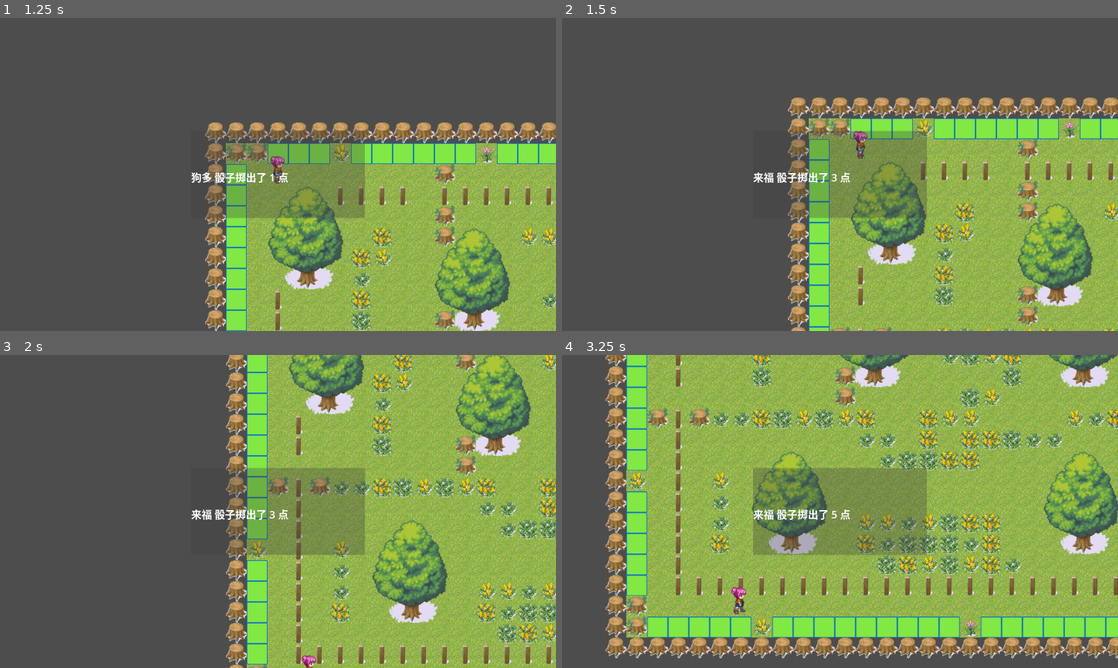
Above: before the commit, frames 1-4 (two rows, left to right).
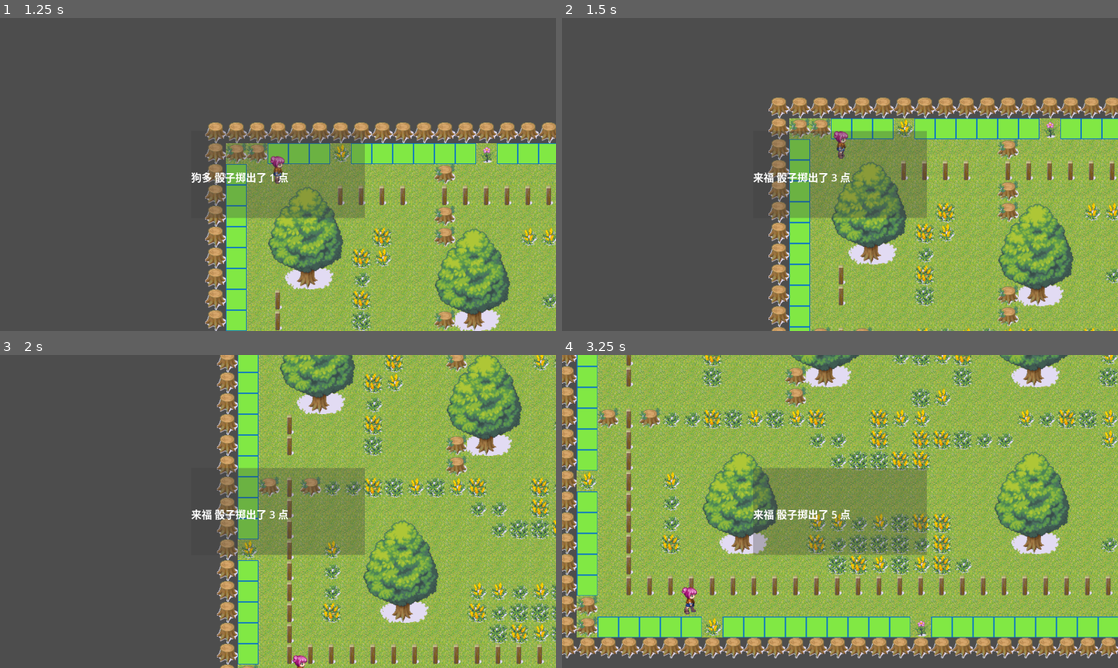
Above: after the commit, the same moments.

Repository: GCCH2023/Dice-By-Godot
Game: Godot game, scene res://场景/Main.tscn
Two runs of this game, one before a commit and one after it. Both use one fixed random seed, a clock stepped at 60 frames per second and the inputs below.
Inputs:
- Up to frame 1 (1.25 s): click "前进" at 0.5 s
- Up to frame 2 (1.5 s): tap Enter at 1.25 s
- Up to frame 3 (2 s): no input
- Up to frame 4 (3.25 s): tap Space at 2.75 s

Frame 1 is identical in both runs. In frame 2, 28% of the frame differs, in the area x 37-100%, y 25-100%; in frame 3, 36%; in frame 4, 64%, in the area x 0-100%, y 0-97%.

Commit message:
实现了角色视角的切换

Diff:
--- a/脚本/AnimationManager.gd
+++ b/脚本/AnimationManager.gd
@@ -355,6 +355,7 @@
 # 接着, 主相机平移到下一个角色的位置, 切换到下一个角色的相机
 var main_camera : Camera2D
 var main_camera_node : Node2D
+signal camera_switched
 
 func set_main_camera(main:Camera2D):
 	main_camera = main
@@ -371,4 +372,4 @@
 	# 平移动画
 	var target = next_camera.get_parent().global_position
 	target = main_camera_node.to_local(target)
-	move_to(main_camera, target, duration)
+	move_to(main_camera, target, duration).finished.connect(func(): emit_signal("camera_switched"))
--- a/脚本/Main.gd
+++ b/脚本/Main.gd
@@ -56,6 +56,8 @@
 	print("tile_set[1][2] = ", tile_set[tile_set_pos.y][tile_set_pos.x])
 	print("map[1][2] = ",  map[v.y][v.x])
 	print(get_move_one(Vector2i(9, 2), Vector2i.RIGHT))
+	AnimationManager.set_main_camera($Node2D/Camera2D);
+	AnimationManager.camera_switched.connect(camera_move_finished)
 	role_turn($TileMap/Role)
 
 func on_role_move_end():
@@ -140,10 +142,12 @@
 
 # 开始指定玩家的回合
 func role_turn(role : Node2D):
+	var cur_camera = current.get_camera() if current != null else null
+	AnimationManager.switch_camera(cur_camera, role.get_camera())
 	current = role
 	# 摄像机移动到角色中心
-	var anim = AnimationManager.move_to($Node2D, role.global_position, 1)
-	anim.finished.connect(camera_move_finished)
+	#var anim = AnimationManager.move_to($Node2D, role.global_position, 1)
+	#anim.finished.connect(camera_move_finished)
 
 # 切换到下一个玩家
 func switch_role():
--- a/脚本/Role.gd
+++ b/脚本/Role.gd
@@ -89,6 +89,9 @@
 func set_camera():
 	$Camera2D.make_current()
 
+func get_camera() -> Camera2D:
+	return $Camera2D
+
 func _ready():
 #	add_move(RIGHT, 5)
 #	add_move(DOWN, 5)
